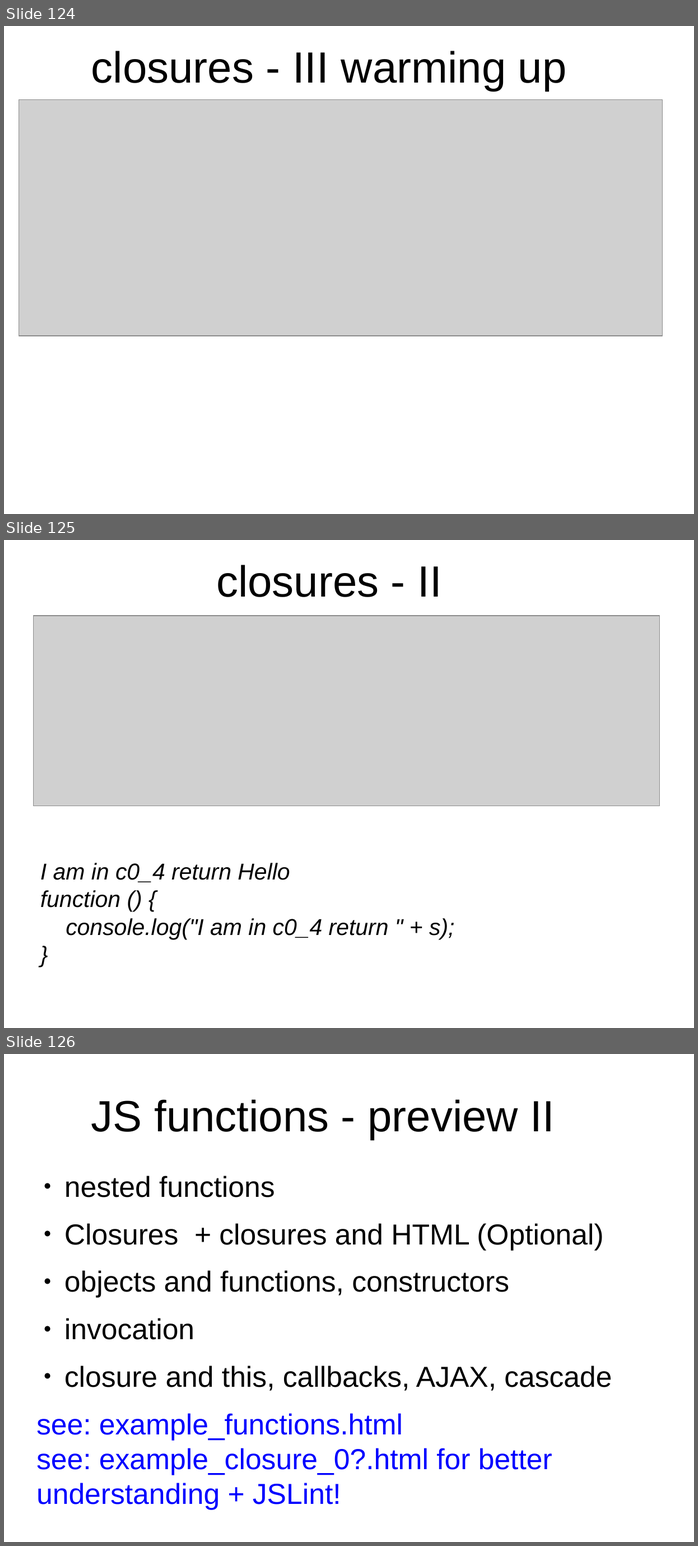
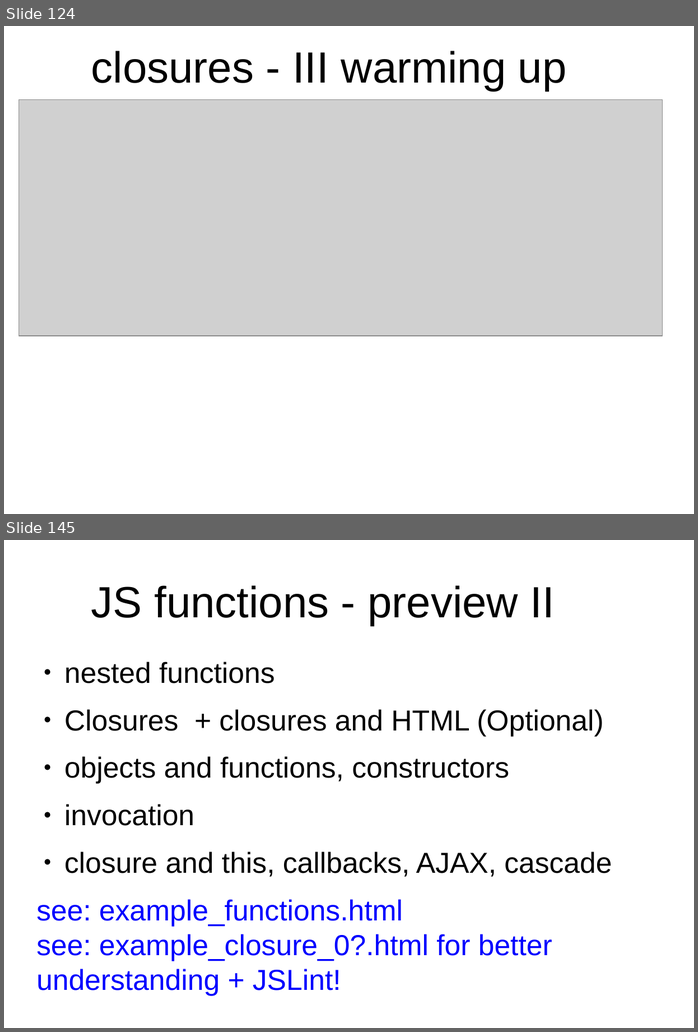
Before and after one commit to peterborkuti/other, a slide deck: JavaScriptBasics/jsbasics-slide.odp. Shown one above the other, each under a label of ours: slides 124, 125 and 126 before the commit, slides 124 and 145 after it; the slides between them are not shown. The pictures are 698x1546 and 698x1032 pixels, drawn with LibreOffice and Linux fonts; fonts in the diff are those of the drawing; grey boxes stand for pictures; background and template pictures are left out. Boxes give left, top, right and bottom in pixels: in the first picture for what was removed or moved away, otherwise in the second. Text is boxed around its words. In the diff, an @@ line names an element or a change of style, - is before the commit and + after.

```diff
--- a/JavaScriptBasics/jsbasics-slide.odp
+++ b/JavaScriptBasics/jsbasics-slide.odp
@@ slide 125 removed at (4, 540, 694, 1028), background #FFFFFF @@
@@ title removed at (216, 565, 442, 597) @@
-closures - II
@@ picture removed at (34, 616, 660, 805) @@
@@ text removed at (40, 863, 454, 939) @@
-I am in c0_4 return Hello
-function () {
-console.log("I am in c0_4 return " + s);
-}
@@ what was slide 126 is now slide 145 @@
```
Also in this commit, not shown: 20 slides added, 1 other file.
